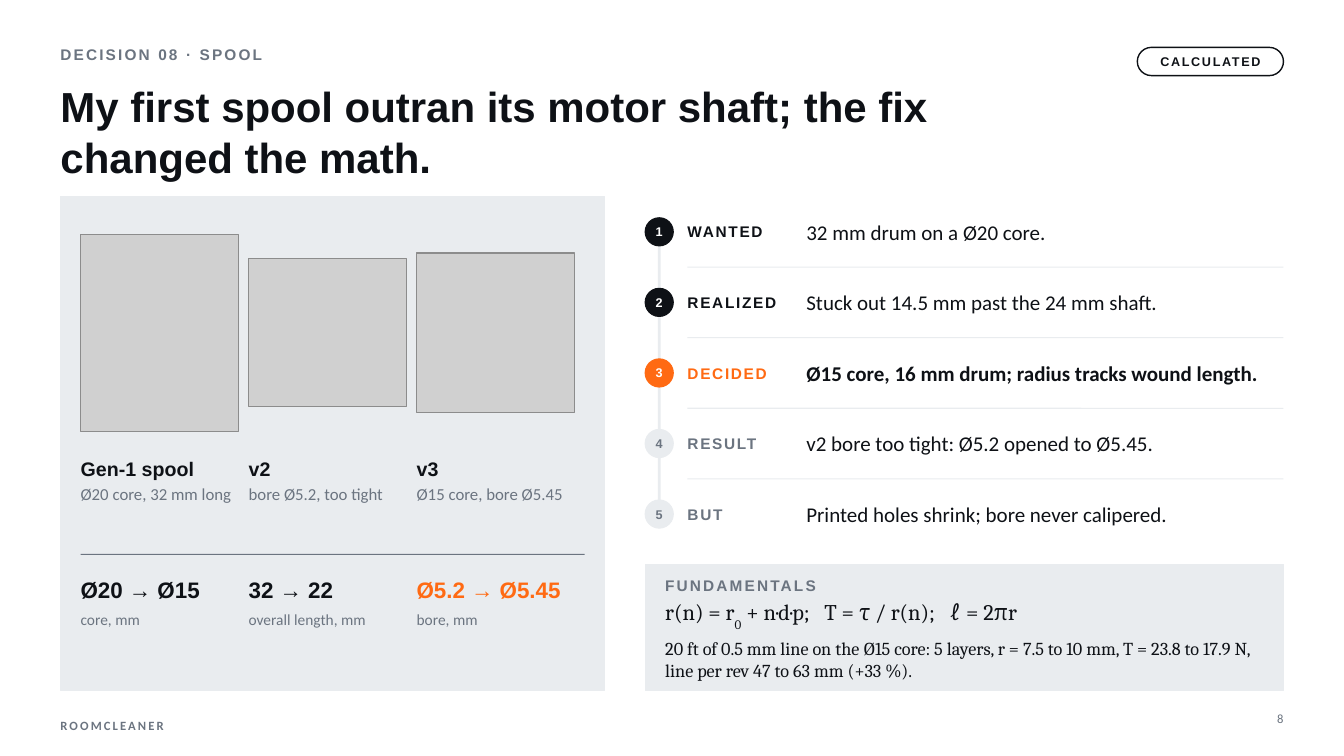
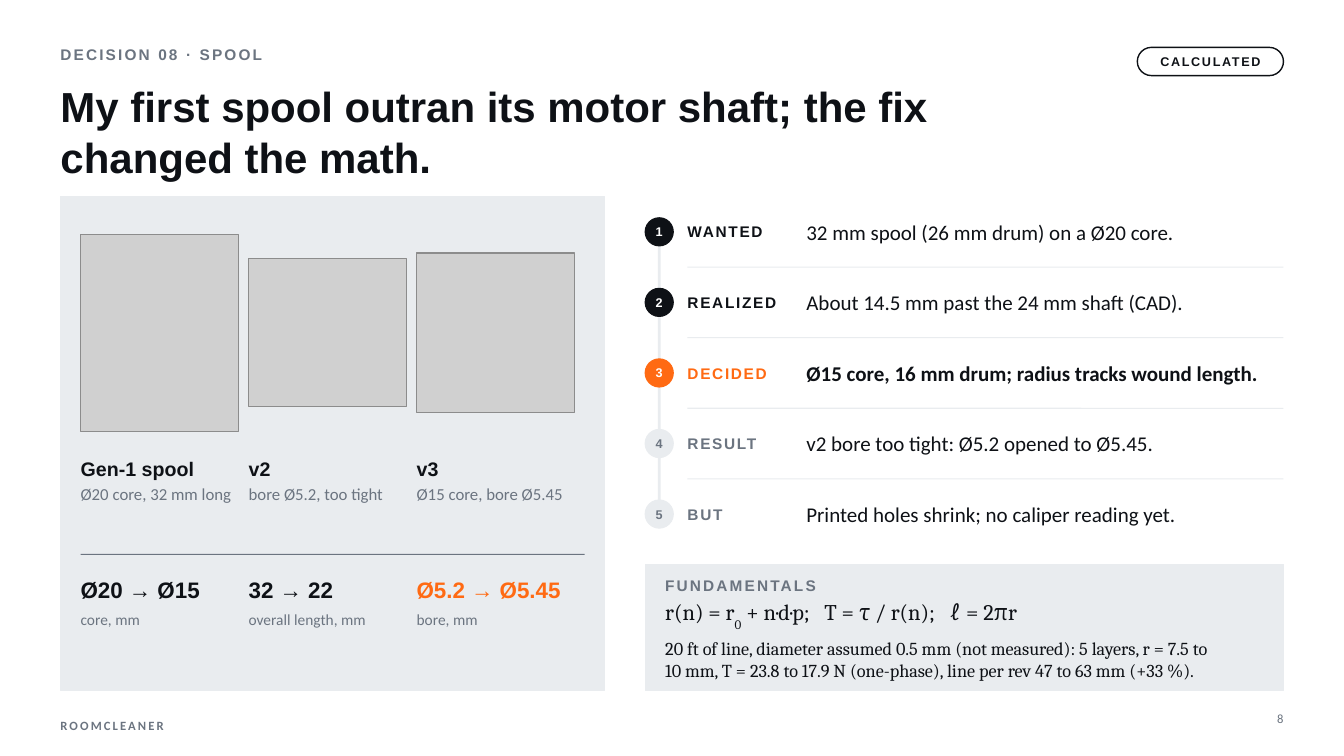
Before and after one commit to Jaspario1199/RoomCleaner, a slide deck: slide 8 of docs/presentation/deck/RoomCleaner_SpaceX_draft.pptx. Drawn at 1344x756 pixels with LibreOffice and Linux fonts; fonts in the diff are those of the drawing; grey boxes stand for pictures. Boxes give left, top, right and bottom in pixels: in the first picture for what was removed or moved away, otherwise in the second. Text is boxed around its words. In the diff, an @@ line names an element or a change of style, - is before the commit and + after.

```diff
--- a/docs/presentation/deck/RoomCleaner_SpaceX_draft.pptx
+++ b/docs/presentation/deck/RoomCleaner_SpaceX_draft.pptx
@@ text at [806,225,1174,244]: text changed @@
-32 mm drum on a Ø20 core.
+32 mm spool (26 mm drum) on a Ø20 core.
@@ text at [806,295,1183,314]: text changed @@
-Stuck out 14.5 mm past the 24 mm shaft.
+About 14.5 mm past the 24 mm shaft (CAD).
@@ text at [806,507,1175,526]: text changed @@
-Printed holes shrink; bore never calipered.
+Printed holes shrink; no caliper reading yet.
@@ text at [665,642,1207,681]: text changed @@
-20 ft of 0.5 mm line on the Ø15 core: 5 layers, r = 7.5 to 10 mm, T = 23.8 to 17.9 N, line per rev 47 to 63 mm (+33 %).
+20 ft of line, diameter assumed 0.5 mm (not measured): 5 layers, r = 7.5 to 10 mm, T = 23.8 to 17.9 N (one-phase), line per rev 47 to 63 mm (+33 %).
```
Also in this commit, not shown: 21 other slides changed, 5 other files.
